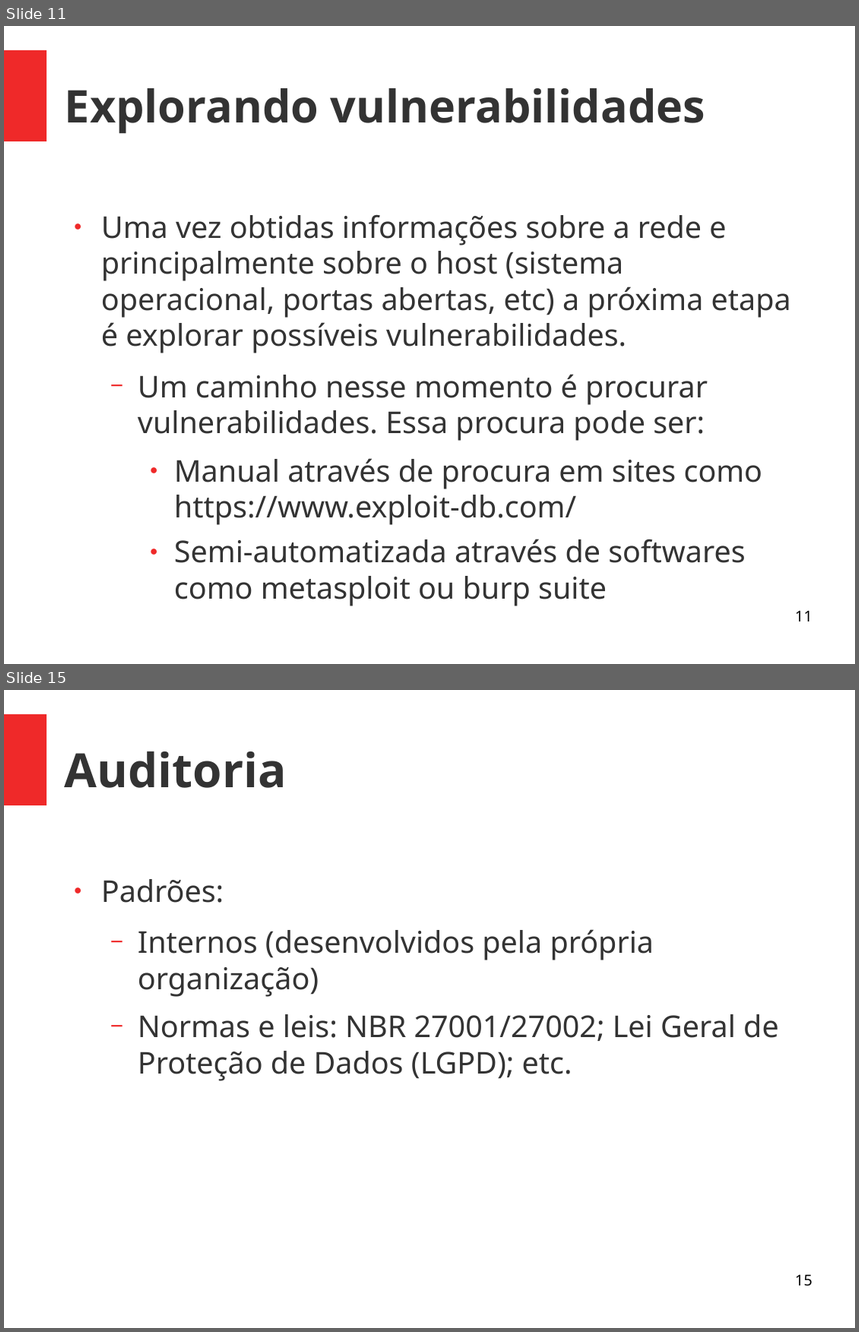
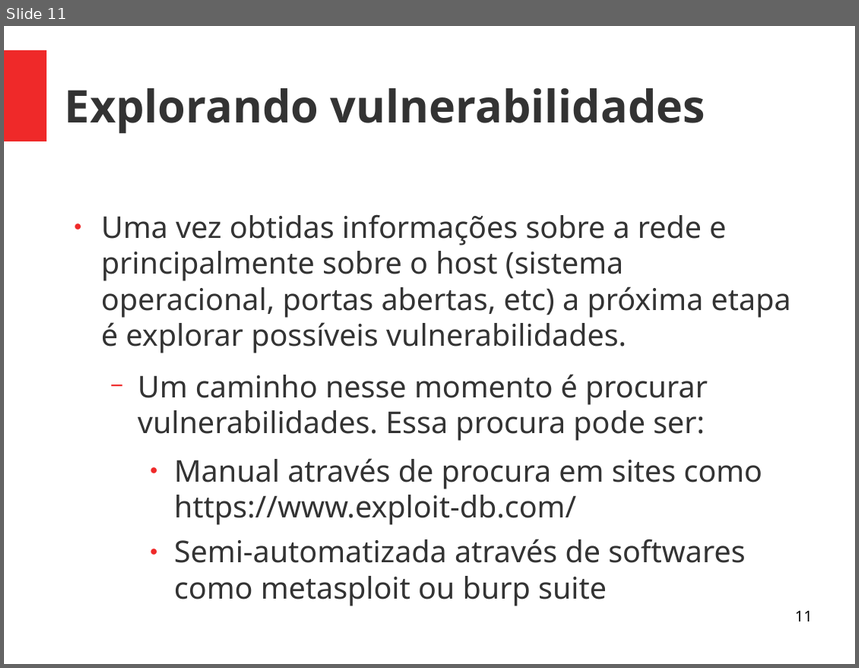
Before and after one commit to viniciusalveshax/aulas, a slide deck: adm-seg-redes/14-pentest2/14-pentest2.odp. Shown one above the other, each under a label of ours: slides 11 and 15 before the commit, slide 11 after it; the slides between them are not shown. The pictures are 859x1332 and 859x668 pixels, drawn with LibreOffice and Linux fonts; fonts in the diff are those of the drawing. Boxes give left, top, right and bottom in pixels: in the first picture for what was removed or moved away, otherwise in the second. Text is boxed around its words. In the diff, an @@ line names an element or a change of style, - is before the commit and + after.

```diff
--- a/adm-seg-redes/14-pentest2/14-pentest2.odp
+++ b/adm-seg-redes/14-pentest2/14-pentest2.odp
@@ slide 15 removed at <box>4,690,855,1328</box>, background #FFFFFF; not listed: 1 template element that a slide beside it also shows @@
@@ title removed at <box>65,752,287,788</box> @@
-Auditoria
@@ text removed at <box>101,879,779,1081</box> @@
-● Padrões:
-  − Internos (desenvolvidos pela própria organização)
-  − Normas e leis: NBR 27001/27002; Lei Geral de Proteção de Dados (LGPD); etc.
@@ page number removed at <box>795,1275,813,1287</box> @@
-15
```
Also in this commit, not shown: 2 slides changed, 10 other slides removed, 1 other file.
